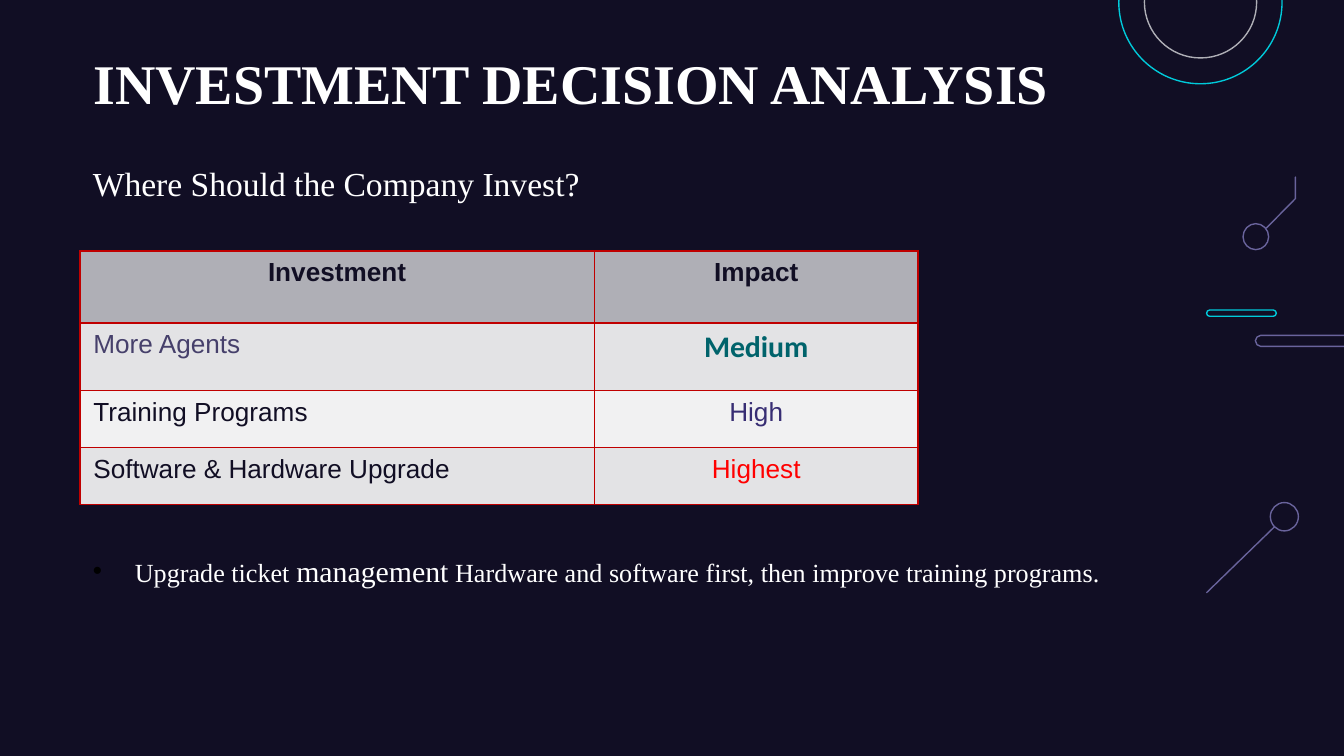
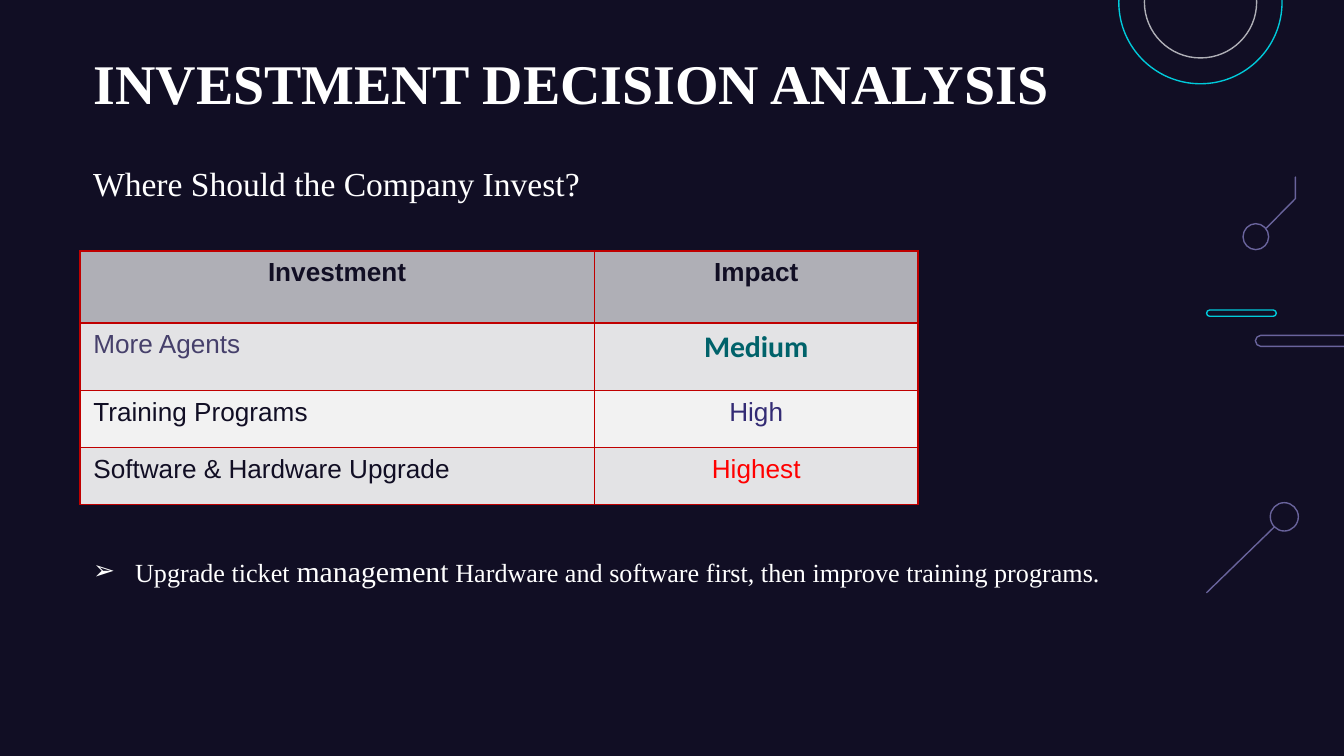
Before and after one commit to jemish123/IT_Ticket_Analysis, a slide deck: slide 18 of SpreadSheet_Project_IT_Ticket_Analysis.pptx (slide 15 before the commit). Drawn at 1344x756 pixels with LibreOffice and Linux fonts; fonts in the diff are those of the drawing. Boxes give left, top, right and bottom in pixels: in the first picture for what was removed or moved away, otherwise in the second. Text is boxed around its words. In the diff, an @@ line names an element or a change of style, - is before the commit and + after.

```diff
--- a/SpreadSheet_Project_IT_Ticket_Analysis.pptx
+++ b/SpreadSheet_Project_IT_Ticket_Analysis.pptx
@@ table at (79, 251, 918, 692) @@
@@ fill #F2F2F3 to #F2F2F2 in row 3 @@
@@ text colour #00636B to #00626A in "Medium" @@
@@ text colour #372D73 to #332B74 in "High" @@
@@ text "Upgrade ticket management Hardware and ..." at (135, 563, 1099, 588): bullet • to ➢; bullet colour #000000 to #FFFFFF @@
```
Also in this commit, not shown: 16 other slides changed, 5 slides added, 2 slides removed, 6 other files.
